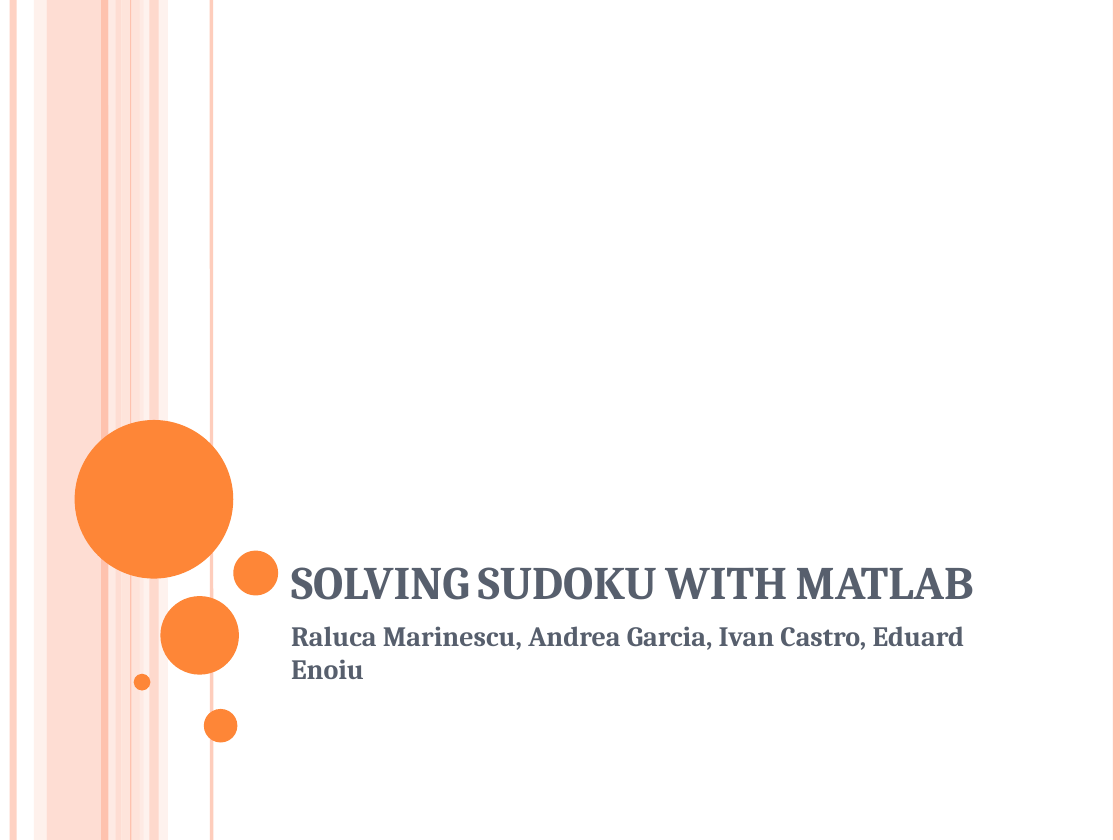
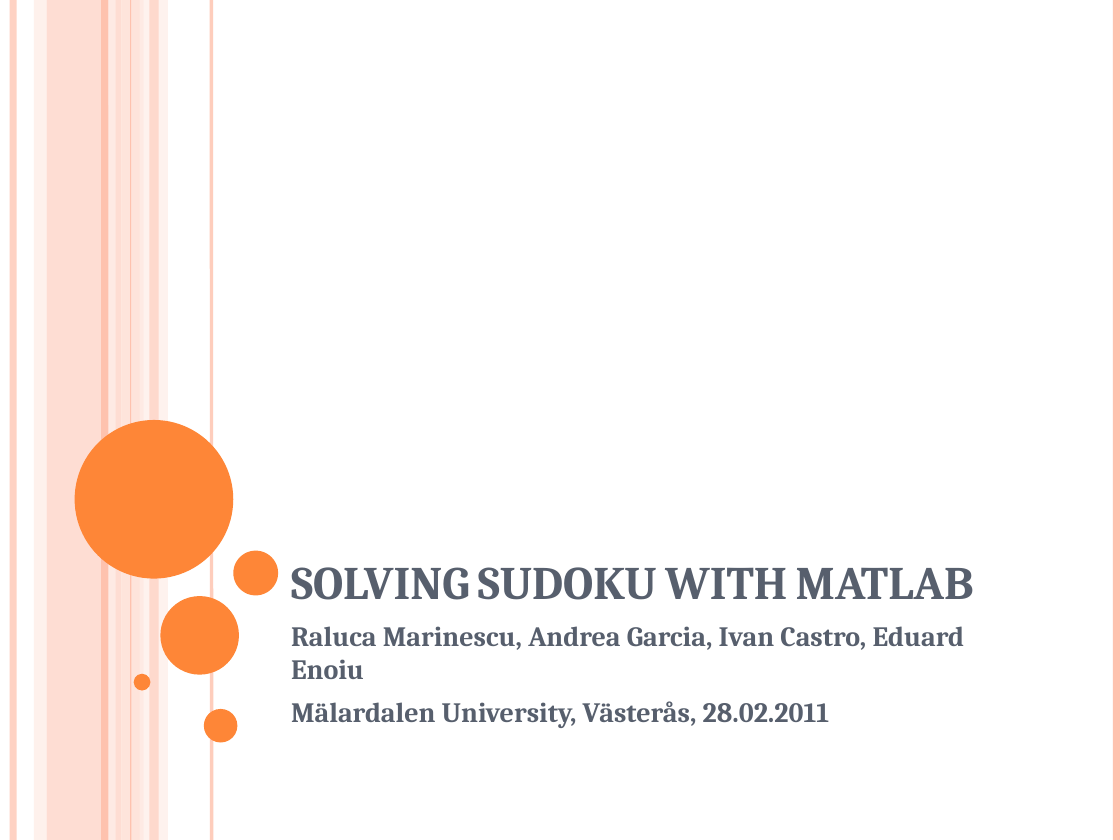
Before and after one commit to VivekVeeri/i-sudoku-matlab, a slide deck: slide 1 of doc/SOLVING SUDOKU WITH MATLAB.pptx. Drawn at 1120x840 pixels with LibreOffice and Linux fonts; fonts in the diff are those of the drawing. Boxes give left, top, right and bottom in pixels: in the first picture for what was removed or moved away, otherwise in the second. Text is boxed around its words. In the diff, an @@ line names an element or a change of style, - is before the commit and + after.

```diff
--- a/doc/SOLVING SUDOKU WITH MATLAB.pptx
+++ b/doc/SOLVING SUDOKU WITH MATLAB.pptx
@@ subtitle at (291,701,830,728): paragraph added @@
+Mälardalen University, Västerås, 28.02.2011
```
Also in this commit, not shown: 1 other slide changed, 19 slides added, 1 other file.
